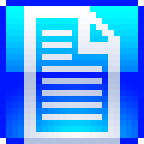
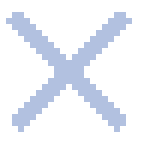
Layer changes from the first 144px x 144px image to the second:
removed group "グループ 1" (2 layers) over [6, 6, 138, 138]
removed layer "レイヤー 15" (was color dodge) from group "グループ 1" over [6, 6, 138, 72]
removed layer "レイヤー 16" (was color dodge) from group "グループ 1" over [6, 78, 138, 138]
hid "レイヤー 13" over [24, 6, 120, 144]
showed "レイヤー 2" over [6, 12, 132, 132]
removed layer "レイヤー 14" over [0, 0, 144, 144]
